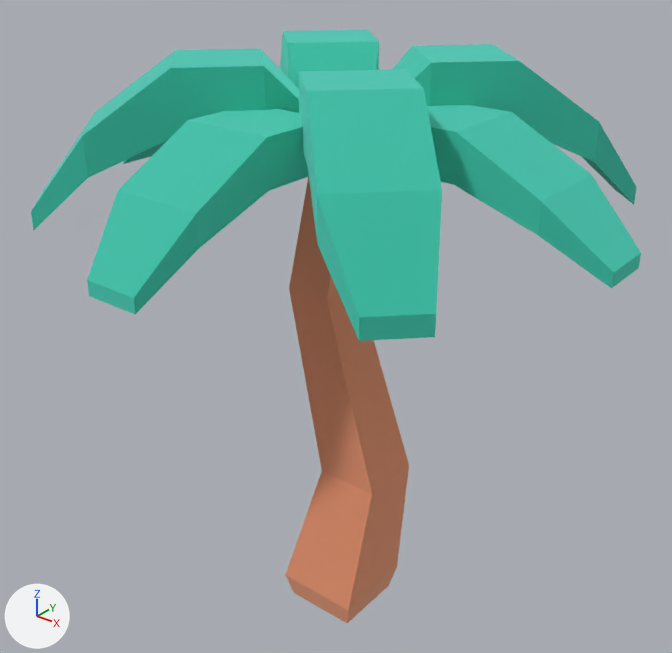
What one commit did to the glTF model public/models/nf2/nature/tree_palmDetailedShort.glb.
Rendered twice from a 50 mm lens placed at (0.97, -1.231, 1.34), pointed at (-0.025, 0.012, 0.568). The axes (+X, +Y, +Z) are drawn at lower left. The lights are the same throughout. The picture after the commit comes second. Where no turn or scale is listed for an object, it has been applied to the vertices.

Names of what the first picture shows: 'leafs', 'leafs.001', 'tree_palmDetailedShort'.
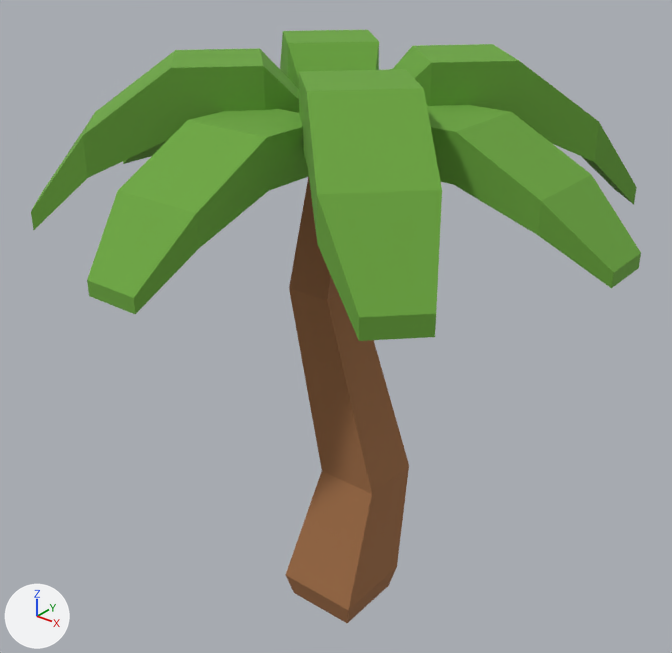
Changed parts and their boxes [x1, y1, x2, y2] in the pictures (672 x 653 px):
'leafs.001', recoloured, surface changed (cyan to green): [31, 30, 637, 341] in both
'leafs', recoloured, surface changed (cyan to green): [87, 69, 641, 314] in both
'tree_palmDetailedShort', recoloured, surface changed (beige to brown): [286, 177, 409, 623] in both

The change, as a list of edits to the scene's bpy script:
```text
Change mat_woodbark:
    mat_woodbark.metallic: 1.0 -> 0.0
    mat_woodbark.base_color: (0.886, 0.514, 0.341) -> (0.332, 0.144, 0.0545)  # beige #f2be9e -> brown #9c6a42
Change mat_leafsgreen:
    mat_leafsgreen.metallic: 1.0 -> 0.0
    mat_leafsgreen.base_color: (0.161, 0.788, 0.671) -> (0.147, 0.381, 0.0452)  # cyan #70e6d6 -> green #6ba63c
Remove ob_tmpparent:
    ob_tmpparent = bpy.data.objects.new('tmpParent', None)
    ob_tmpparent.location = (0.0, 0.0, 0.0)
```
